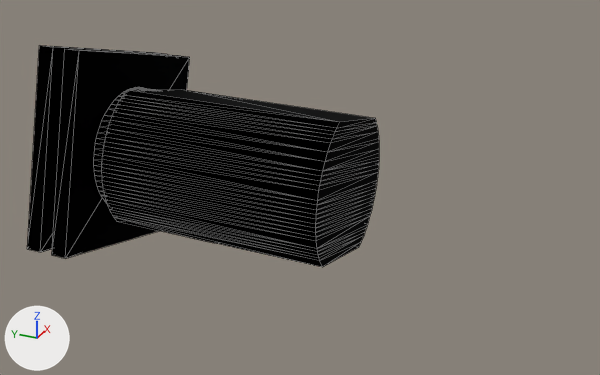
An edit to the glTF model frontend/public/models/POWER ARCHITECTURE__SMARTPLUG INLET SYSTEM__AC rotary switch.glb, drawn before and after from the same camera.
Rendered twice from a 50 mm lens placed at (-4.9191, -0.0982, 2.53), pointed at (-4.7002, 0.0003, 2.4205). The lights are fixed; the arrows at lower left show +X, +Y and +Z. The first picture is the older version. Mesh edges are drawn as thin lines. Where no turn or scale is listed for an object, it has been applied to the vertices. Vertices at exactly the same position are counted once.
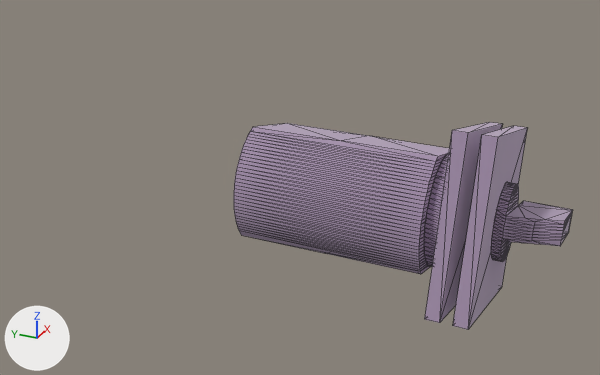
The change, as a list of edits to the scene's bpy script:
```text
Change mat_material_0:
    mat_material_0.base_color: (0.0, 0.0, 0.0) -> (0.643, 0.545, 0.682)  # black #000000 -> pale blue #d2c3d7
Change me_mesh_0:
    used by ob_mesh_0; location = (-4.76, 0.0783, 2.399); scale = (0.0, 0.0, 0.0)
    remove me_mesh_0.from_pydata(...)  # 512 vertices, 1000 faces; spans x 0.0..11208.0, y -16383.0..0.0, z 0.0..11226.0
    add me_mesh_0.from_pydata(...)  # 143 vertices, 282 faces; spans x -5.0, y 0.0, z 2.0
    me_mesh_0 part 1: the loose piece of 143 vertices spanning x 3602.0..9404.0, y -3097.0..0.0, z 3603.0..7598.0 is multiplied about its middle by the matrix ((0.0, 0.0, 0.0), (0.0, 0.0, 0.0), (0.0, 0.0, 0.0)), then moved by (-6508.0, 1548.0, -5598.0)
    me_mesh_0 part 2: the loose piece of 160 vertices spanning x 2603.0..8597.0, y -6213.0..-5214.0, z 2602.0..8599.0 is deleted
    me_mesh_0 part 3: the loose piece of 129 vertices spanning x 1823.0..9378.0, y -16383.0..-6213.0, z 2084.0..9116.0 is deleted
    me_mesh_0 part 4: the loose piece of 8 vertices spanning x 0.0..11208.0, y -3840.0..-3097.0, z 0.0..11226.0 is deleted
    me_mesh_0 part 5: the loose piece of 8 vertices spanning x 0.0..11208.0, y -5211.0..-4468.0, z 0.0..11226.0 is deleted
    other edits to the shape of me_mesh_0 do not show in these pictures
Add me_mesh_5:
    me_mesh_5.from_pydata([(-4.6542, -0.05, 2.3733), (-4.7095, -0.05, 2.3891), (-4.6383, -0.05, 2.4287), (-4.6936, -0.05, 2.4446), (-4.6542, -0.0453, 2.3733), (-4.7095, -0.0453, 2.3891), (-4.6383, -0.0453, 2.4287), (-4.6936, -0.0453, 2.4446)], [], [(1, 0, 2), (1, 2, 3), (5, 7, 6), (5, 6, 4), (5, 4, 0), (5, 0, 1), (4, 6, 2), (4, 2, 0), (6, 7, 3), (6, 3, 2), (7, 5, 1), (7, 1, 3)])
    me_mesh_5.materials.append(mat_material_0)  # pale blue #d2c3d7
Add me_mesh_4:
    me_mesh_4.from_pydata([(-4.6542, -0.0587, 2.3733), (-4.7095, -0.0587, 2.3891), (-4.6383, -0.0587, 2.4287), (-4.6936, -0.0587, 2.4446), (-4.6542, -0.054, 2.3733), (-4.7095, -0.054, 2.3891), (-4.6383, -0.054, 2.4287), (-4.6936, -0.054, 2.4446)], [], [(1, 0, 2), (1, 2, 3), (5, 7, 6), (5, 6, 4), (5, 4, 0), (5, 0, 1), (4, 6, 2), (4, 2, 0), (6, 7, 3), (6, 3, 2), (7, 5, 1), (7, 1, 3)])
    me_mesh_4.materials.append(mat_material_0)  # pale blue #d2c3d7
Add me_mesh_3:
    me_mesh_3.from_pydata(...)  # 165 vertices, 326 faces; spans x -4.6866..-4.6498, y -0.0784..-0.0587, z 2.3962..2.4216
    me_mesh_3.materials.append(mat_material_0)  # pale blue #d2c3d7
Add me_mesh_2:
    me_mesh_2.from_pydata(...)  # 168 vertices, 332 faces; spans x -4.693..-4.6549, y -0.0452..-0.0389, z 2.3898..2.4279
    me_mesh_2.materials.append(mat_material_0)  # pale blue #d2c3d7
Change ob_mesh_0:
    ob_mesh_0.scale: (0.0, 0.0, 0.0) -> (1.0, 1.0, 1.0)
    ob_mesh_0.location: (-4.76, 0.0783, 2.399) -> (0.0, 0.0, 0.0)
Add ob_mesh_5:
    ob_mesh_5 = bpy.data.objects.new('Mesh_5', me_mesh_5)
    ob_mesh_5.location = (0.0, 0.0, 0.0)
Add ob_mesh_4:
    ob_mesh_4 = bpy.data.objects.new('Mesh_4', me_mesh_4)
    ob_mesh_4.location = (0.0, 0.0, 0.0)
Add ob_mesh_3:
    ob_mesh_3 = bpy.data.objects.new('Mesh_3', me_mesh_3)
    ob_mesh_3.location = (0.0, 0.0, 0.0)
Add ob_mesh_2:
    ob_mesh_2 = bpy.data.objects.new('Mesh_2', me_mesh_2)
    ob_mesh_2.location = (0.0, 0.0, 0.0)
```

Changed parts and their boxes (x1, y1, x2, y2) in the pictures (600 x 375 px; the box of a moved part takes in the faces that stretch with it):
'Mesh_0', recoloured, reshaped, moved, rescaled (39% narrower, 32% shorter): before (27, 45, 379, 267); after (234, 123, 449, 274)
'Mesh_4', added (pale blue): after (453, 126, 527, 329)
'Mesh_5', added: after (425, 122, 502, 323)
'Mesh_3', added: after (491, 182, 573, 261)
'Mesh_2', added (pale blue): after (424, 153, 449, 267)
part 1 of me_mesh_0, moved or reshaped (not visible before): after (234, 123, 449, 274)
part 2 of me_mesh_0, deleted: before (94, 87, 155, 202)
part 3 of me_mesh_0, deleted (black): before (101, 90, 379, 267)
part 4 of me_mesh_0, deleted (black): before (27, 45, 167, 252)
part 5 of me_mesh_0, deleted (black): before (52, 49, 190, 258)
